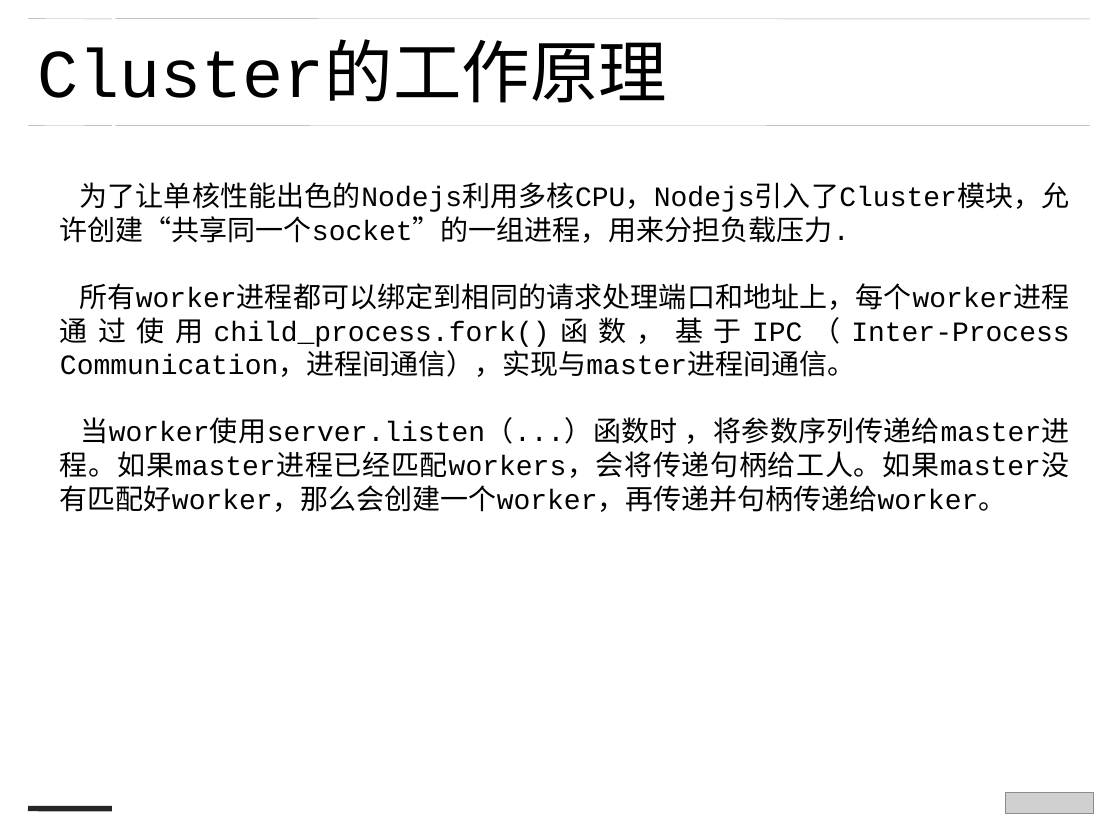
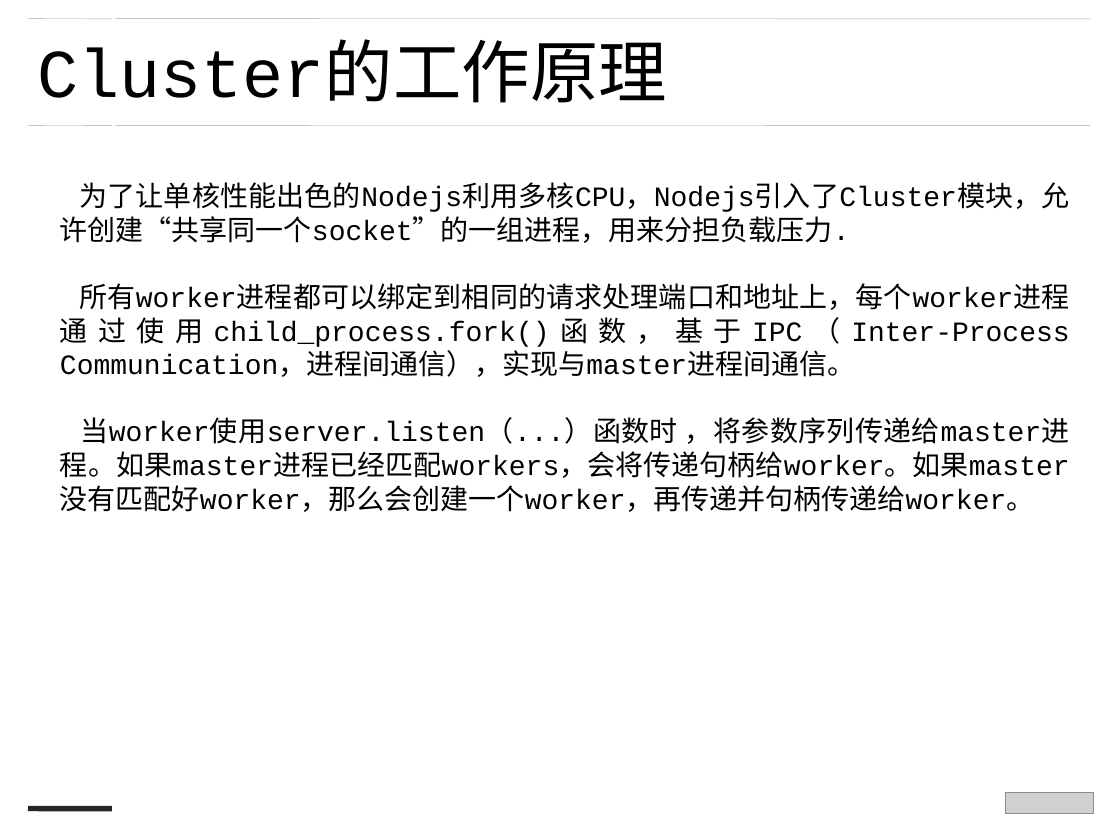
Before and after one commit to zjdgx/Study, a slide deck: slide 9 of PPT/nodejs --蒋刚.ppt. Drawn at 1120x840 pixels with LibreOffice and Linux fonts; fonts in the diff are those of the drawing; grey boxes stand for pictures. Boxes give left, top, right and bottom in pixels: in the first picture for what was removed or moved away, otherwise in the second. Text is boxed around its words. In the diff, an @@ line names an element or a change of style, - is before the commit and + after.

```diff
--- a/PPT/nodejs --蒋刚.ppt
+++ b/PPT/nodejs --蒋刚.ppt
@@ text at (60, 417, 1070, 512): text changed @@
-当worker使用server.listen（...）函数时 ，将参数序列传递给master进程。如果master进程已经匹配workers，会将传递句柄给工人。如果master没有匹配好worker，那么会创建一个worker，再传递并句柄传递给worker。
+当worker使用server.listen（...）函数时 ，将参数序列传递给master进程。如果master进程已经匹配workers，会将传递句柄给worker。如果master没有匹配好worker，那么会创建一个worker，再传递并句柄传递给worker。
```
Also in this commit, not shown: 10 other slides changed, 1 slide added, 9 other files.
